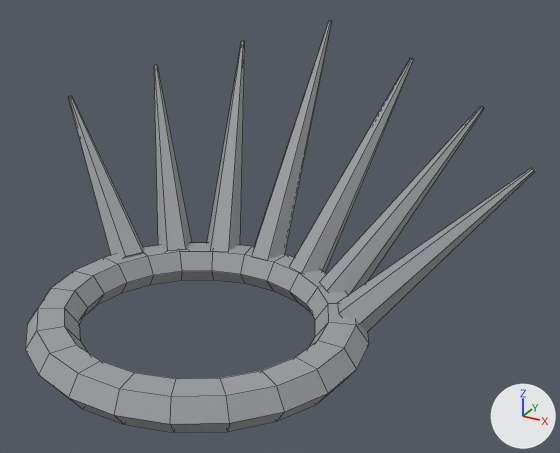
Renders of the FBX model Assets/Resources/Wear/SinMantle.fbx from each side of a commit.
The view is the same before and after, from a 50 mm lens placed at (0.211, -0.289, 1.046), pointed at (0.027, 0.046, 0.879). Lighting does not change. The marker at lower right points along +X, +Y and +Z. The older version comes first. Mesh edges are drawn as thin lines.

The first picture shows 'SinMantle'.
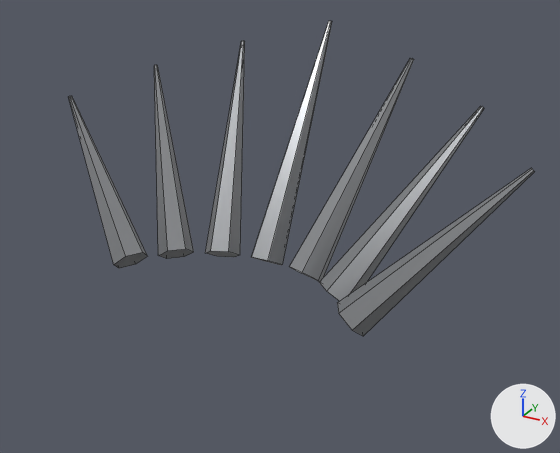
The change, as a diff of the scene's bpy script:
```diff
--- a/Assets/Resources/Wear/SinMantle.fbx.py
+++ b/Assets/Resources/Wear/SinMantle.fbx.py
@@ mat_iron @@
 mat_iron.base_color = (0.33, 0.34, 0.355)  # grey #9b9ea1
-mat_iron.roughness = 0.66
+mat_iron.roughness = 0.35
+mat_iron.metallic = 0.65
@@ me_sinmantle @@
 # used by ob_sinmantle; location = (0.0, 0.0, 0.0)
-me_sinmantle.from_pydata(...)  # 216 vertices, 188 faces; spans x -0.148..0.148, y -0.08..0.161, z 0.824..0.97
+me_sinmantle.from_pydata(...)  # 84 vertices, 56 faces; spans x -0.148..0.148, y 0.029..0.161, z 0.831..0.97
+# me_sinmantle part 1: the loose piece of 132 vertices spanning x -0.092..0.092, y -0.08..0.088, z 0.824..0.844 is deleted
 me_sinmantle.materials.append(mat_iron)
```

Location of each change, (x1, y1, x2, y2) in pixels of the pictures (560 x 453 px):
'SinMantle', surface changed, reshaped (9% narrower, 23% shorter): before (25, 21, 535, 433); after (69, 21, 535, 336)
part 1 of me_sinmantle, deleted: before (25, 243, 369, 433)
